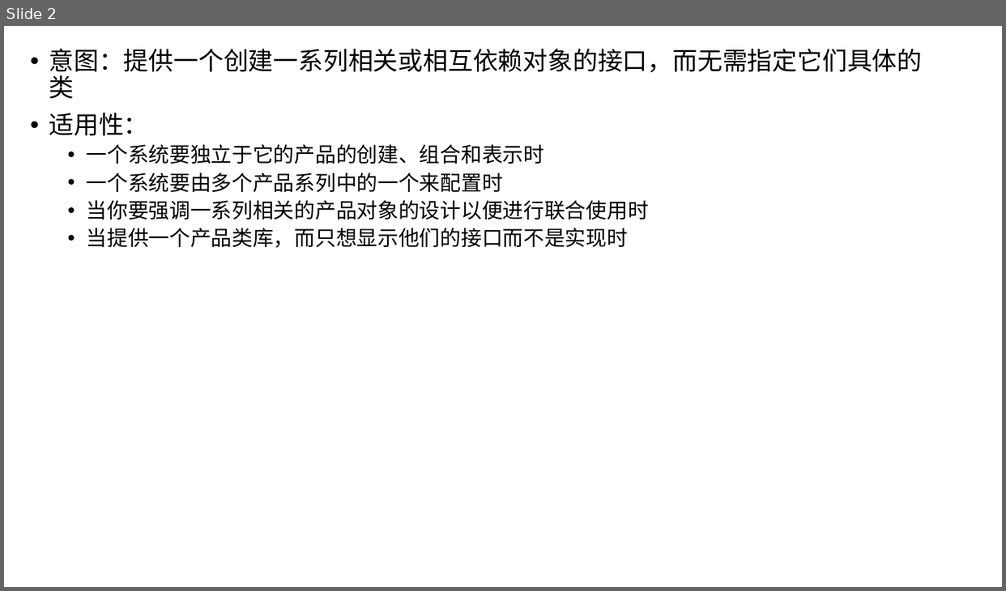
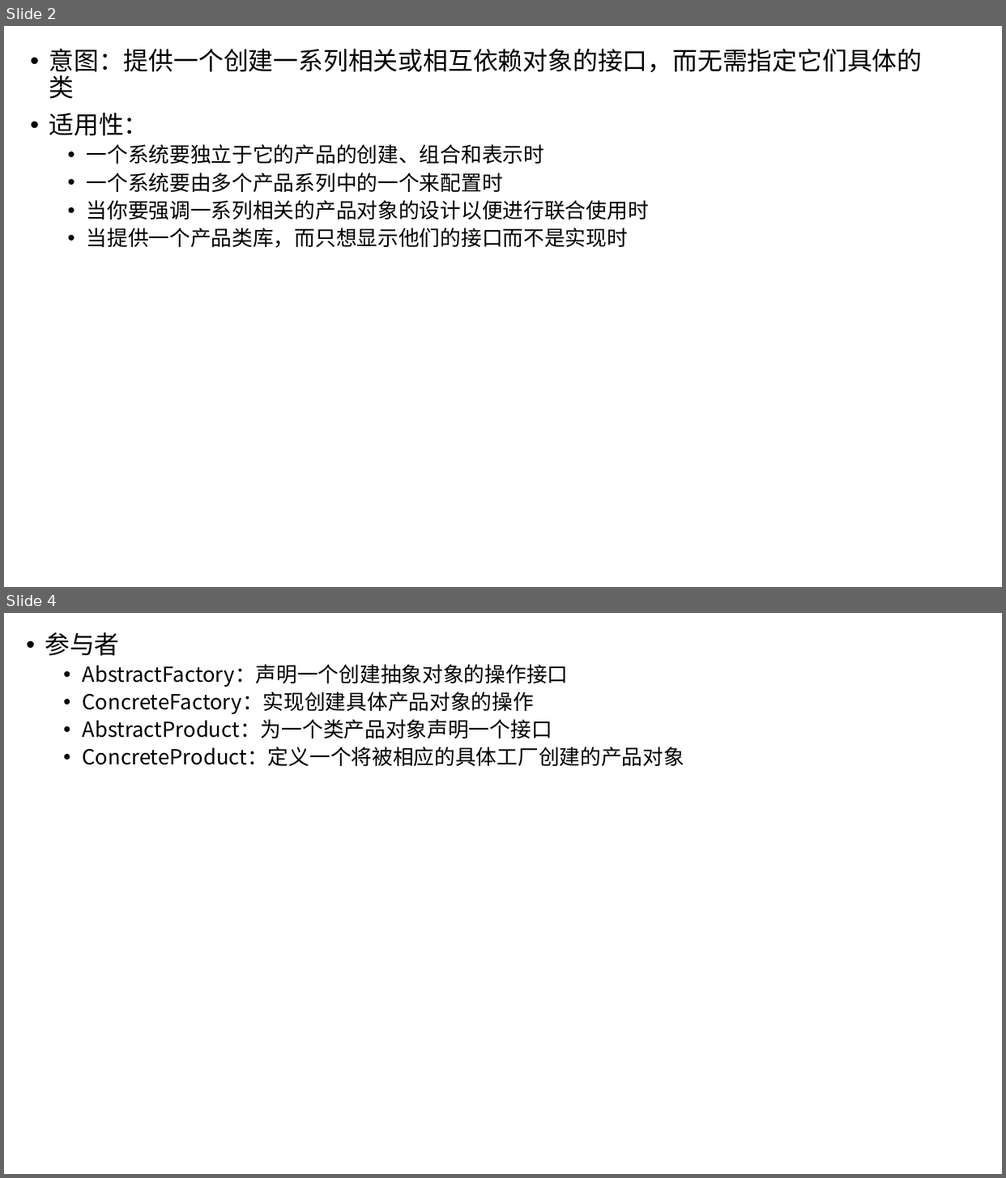
Before and after one commit to dengguoqing93/designNew, a slide deck: docment/抽象工厂模式.pptx. Shown one above the other, each under a label of ours: slide 2 before the commit, slides 2 and 4 after it; the slides between them are not shown. The pictures are 1006x591 and 1006x1178 pixels, drawn with LibreOffice and Linux fonts; fonts in the diff are those of the drawing. Boxes give left, top, right and bottom in pixels: in the first picture for what was removed or moved away, otherwise in the second. Text is boxed around its words. In the diff, an @@ line names an element or a change of style, - is before the commit and + after.

Commit message:
抽象工厂
抽象工厂ppt 构建者模式UML

```diff
--- a/docment/抽象工厂模式.pptx
+++ b/docment/抽象工厂模式.pptx
@@ slide 4 added at <box>4,613,1002,1174</box>, background #FFFFFF @@
@@ text added at <box>44,632,684,766</box>, 20 pt, text #000000 @@
+• 参与者
+  • AbstractFactory：声明一个创建抽象对象的操作接口
+  • ConcreteFactory：实现创建具体产品对象的操作
+  • AbstractProduct：为一个类产品对象声明一个接口
+  • ConcreteProduct：定义一个将被相应的具体工厂创建的产品对象
```
Also in this commit, not shown: 1 slide changed, 1 other slide added, 1 other file.
